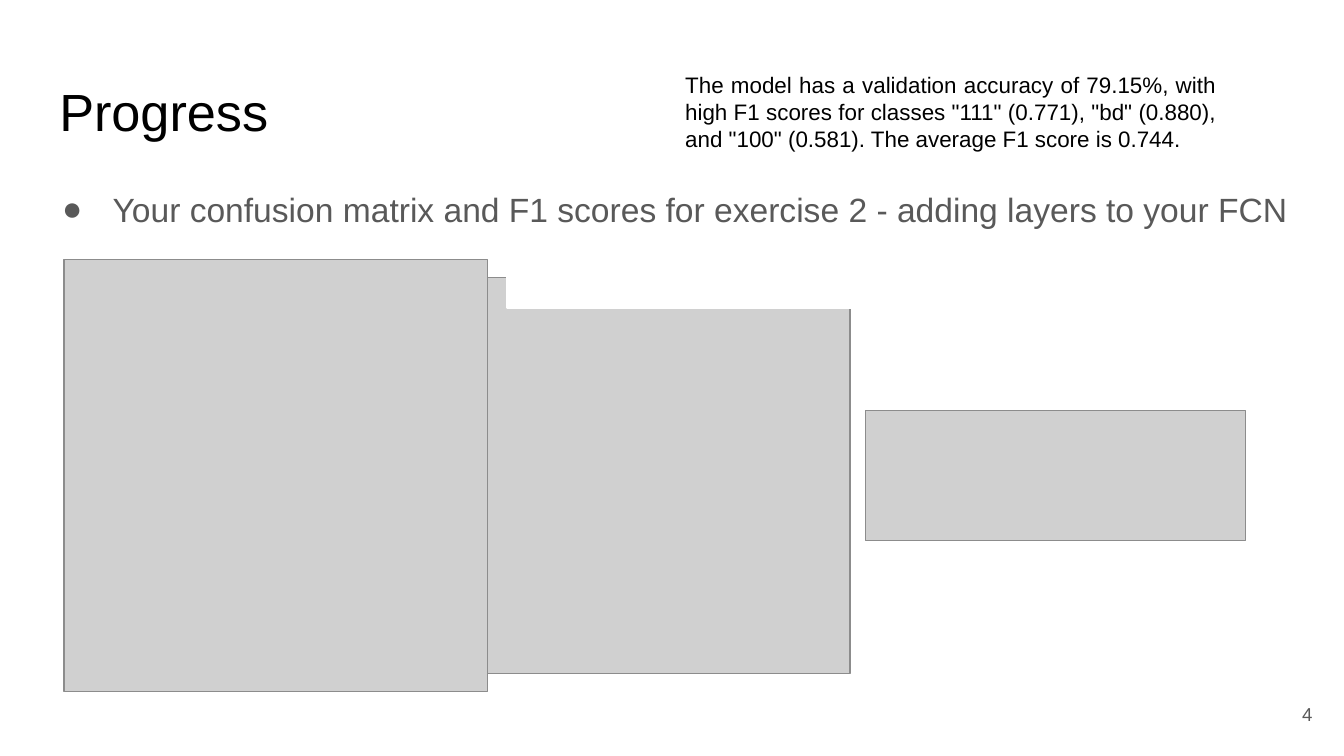
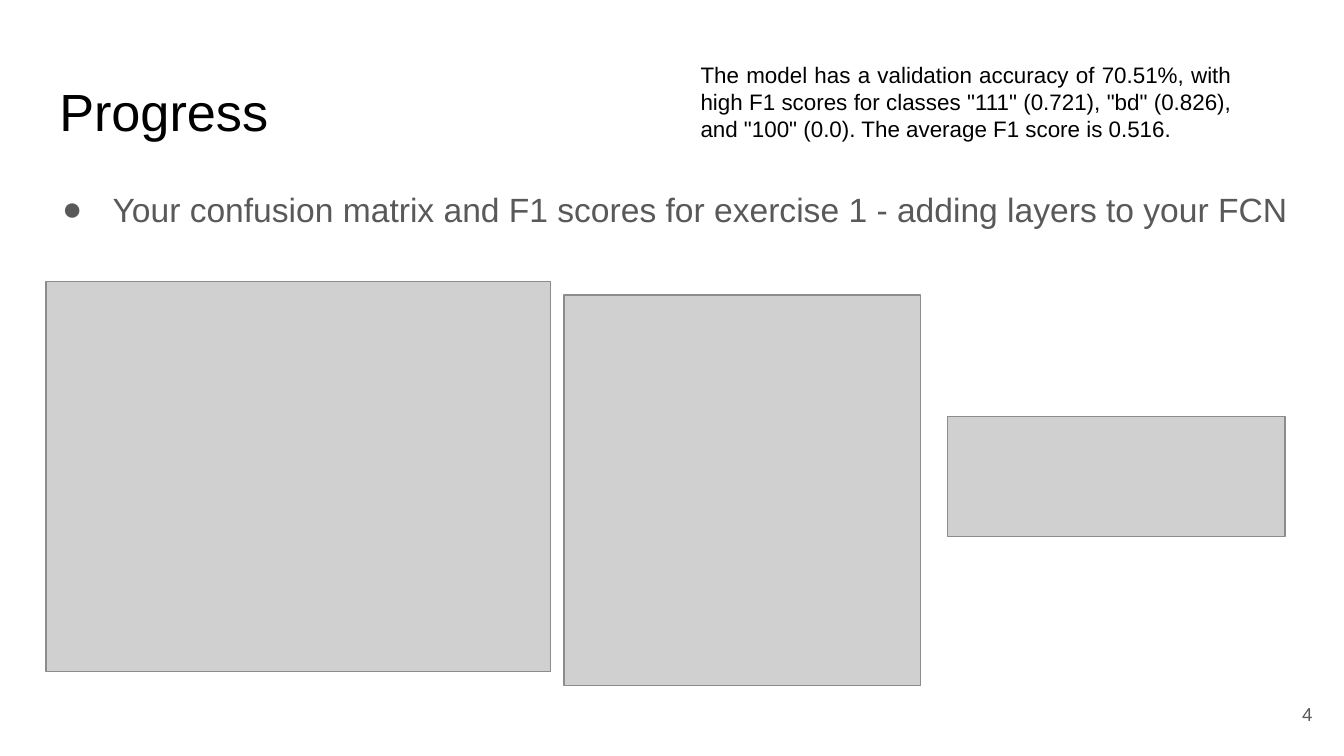
Before and after one commit to jhyang13/UWMadison-MSE401, a slide deck: slide 4 of Assignment/Assignment 7-Jiahui_Yang.pptx. Drawn at 1344x756 pixels with LibreOffice and Linux fonts; fonts in the diff are those of the drawing; grey boxes stand for pictures. Boxes give left, top, right and bottom in pixels: in the first picture for what was removed or moved away, otherwise in the second. Text is boxed around its words. In the diff, an @@ line names an element or a change of style, - is before the commit and + after.

```diff
--- a/Assignment/Assignment 7-Jiahui_Yang.pptx
+++ b/Assignment/Assignment 7-Jiahui_Yang.pptx
@@ text at [701, 66, 1231, 142]: text changed @@
-The model has a validation accuracy of 79.15%, with high F1 scores for classes "111" (0.771), "bd" (0.880), and "100" (0.581). The average F1 score is 0.744.
+The model has a validation accuracy of 70.51%, with high F1 scores for classes "111" (0.721), "bd" (0.826), and "100" (0.0). The average F1 score is 0.516.
@@ text at [113, 197, 1287, 228]: text changed @@
-● Your confusion matrix and F1 scores for exercise 2 - adding layers to your FCN
+● Your confusion matrix and F1 scores for exercise 1 - adding layers to your FCN
@@ picture: place and size @@
-picture at [65, 259, 488, 691]
+picture at [46, 281, 550, 671]
@@ rectangle removed at [508, 277, 857, 306] @@
@@ picture: place and size @@
-picture at [488, 277, 851, 673]
+picture at [564, 296, 921, 685]
@@ picture: place and size @@
-picture at [866, 410, 1246, 540]
+picture at [948, 417, 1285, 536]
```
Also in this commit, not shown: 1 other slide changed, 1 slide added, 4 other files.
